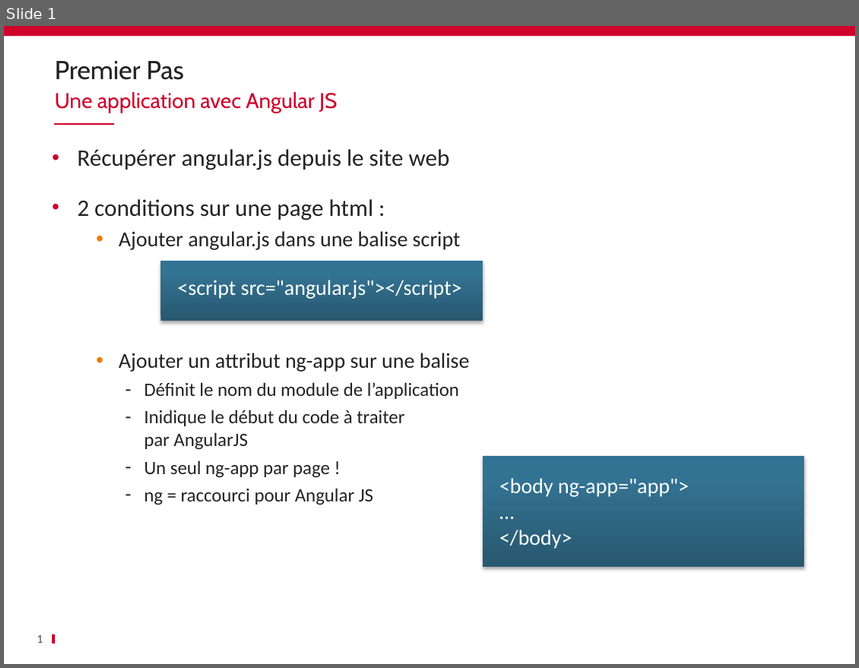
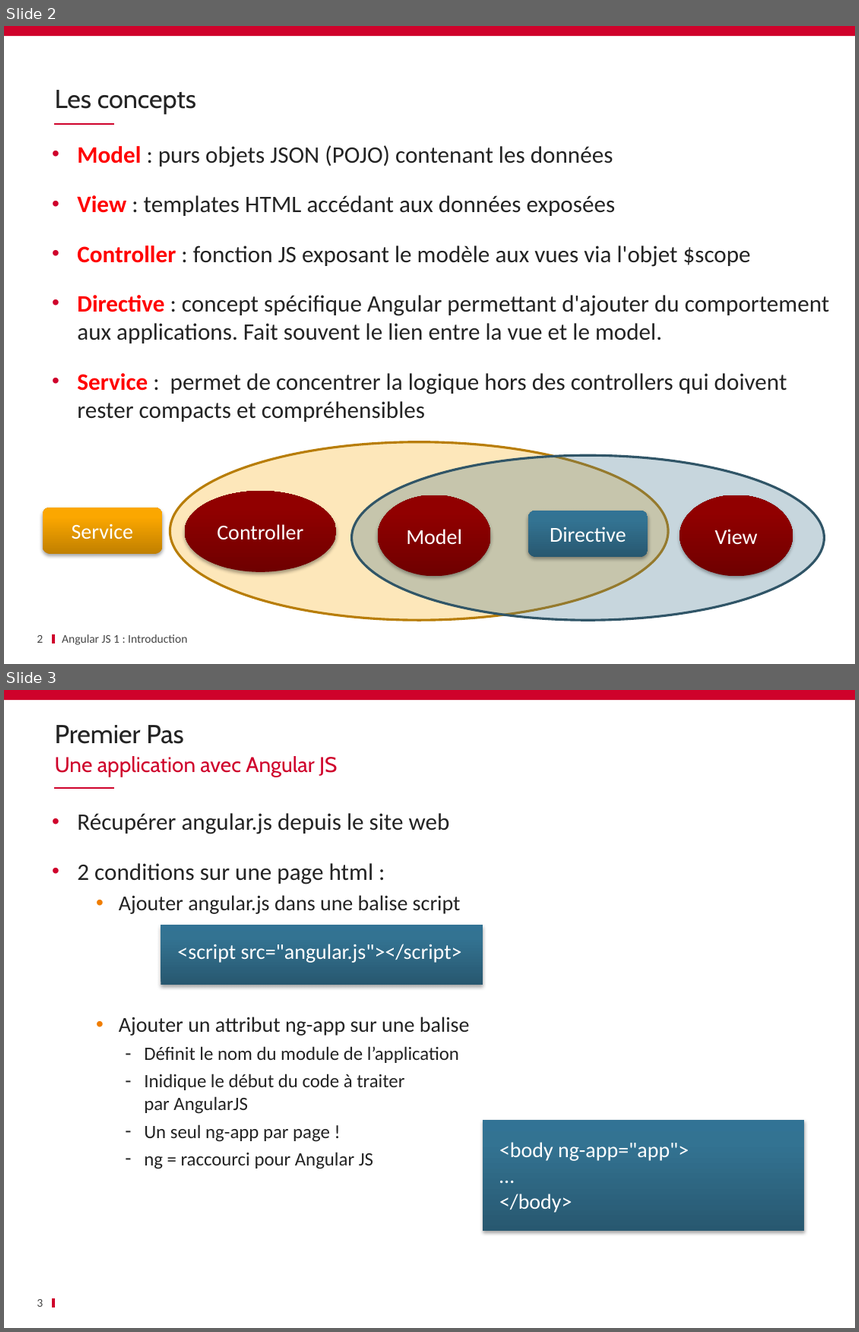
Before and after one commit to schassande/formation-angularjs1, a slide deck: Jour1/03 Premiers pas/03_Premier_pas_AngularJS.pptx. Shown one above the other, each under a label of ours: slide 1 before the commit, slides 2 and 3 after it. The pictures are 859x668 and 859x1332 pixels, drawn with LibreOffice and Linux fonts; fonts in the diff are those of the drawing; background and template pictures are left out. Boxes give left, top, right and bottom in pixels: in the first picture for what was removed or moved away, otherwise in the second. Text is boxed around its words. In the diff, an @@ line names an element or a change of style, - is before the commit and + after.

```diff
--- a/Jour1/03 Premiers pas/03_Premier_pas_AngularJS.pptx
+++ b/Jour1/03 Premiers pas/03_Premier_pas_AngularJS.pptx
@@ slide 2 added at (4, 26, 855, 664), background #FFFFFF; not listed: 3 template elements that a slide beside it also shows @@
@@ title added at (55, 90, 196, 115), 22 pt, text #232323 @@
+Les concepts
@@ text added at (77, 145, 829, 422), 20 pt, text #232323 @@
+• Model : purs objets JSON (POJO) contenant les données
+• View : templates HTML accédant aux données exposées
+• Controller : fonction JS exposant le modèle aux vues via l'objet $scope
+• Directive : concept spécifique Angular permettant d'ajouter du comportement aux applications. Fait souvent le lien entre la vue et le model.
+• Service : permet de concentrer la logique hors des controllers qui doivent rester compacts et compréhensibles
@@ ellipse added at (170, 442, 668, 620), fill #FAAA0A at 28% opacity, outline #B97E07 2 pt @@
@@ ellipse added at (352, 456, 825, 621), fill #41738C at 29% opacity, outline #305568 2 pt @@
@@ ellipse added at (184, 492, 336, 572), fill gradient #700000 to #910000 to #920000, 18 pt, text #FFFFFF @@
+Controller
@@ ellipse added at (378, 495, 491, 576), fill gradient #700000 to #910000 to #920000, 18 pt, text #FFFFFF @@
+Model
@@ ellipse added at (680, 495, 793, 576), fill gradient #700000 to #910000 to #920000, 18 pt, text #FFFFFF @@
+View
@@ rounded rectangle added at (42, 508, 162, 555), fill gradient #C28100 to #FCA800 to #FDA900, 18 pt, text #FFFFFF @@
+Service
@@ rounded rectangle added at (528, 511, 648, 558), fill gradient #285971 to #347393 to #327495, 18 pt, text #FFFFFF @@
+Directive
@@ page number added at (37, 636, 43, 643), 10 pt, text #464646 @@
+2
@@ text added at (62, 635, 187, 645), 10 pt, text #464646 @@
+Angular JS 1 : Introduction
@@ what was slide 1 is now slide 3 @@
@@ page number at (37, 1300, 43, 1307): text changed @@
-1
+3
```
Also in this commit, not shown: 1 other slide added, 4 other files.
